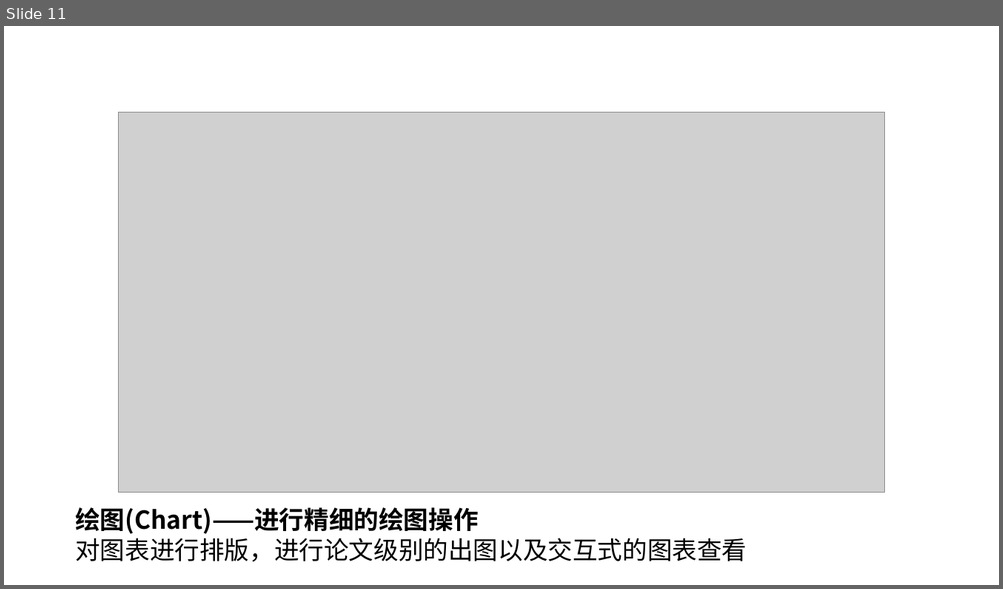
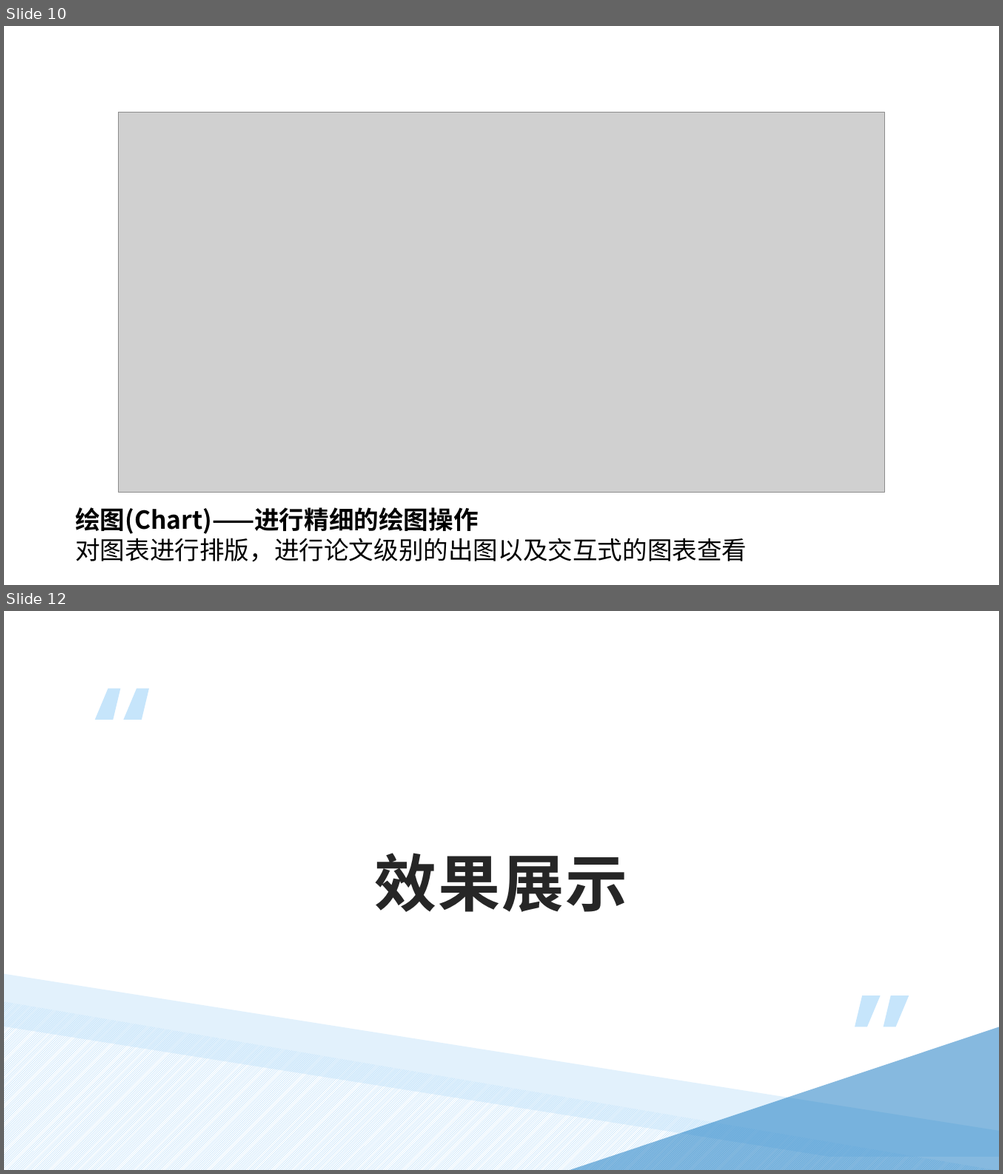
Before and after one commit to czyt1988/data-workbench, a slide deck: doc/DataWorkFlow-chart.pptx. Shown one above the other, each under a label of ours: slide 11 before the commit, slides 10 and 12 after it; the slides between them are not shown. The pictures are 1003x589 and 1003x1174 pixels, drawn with LibreOffice and Linux fonts; fonts in the diff are those of the drawing; grey boxes stand for pictures. Boxes give left, top, right and bottom in pixels: in the first picture for what was removed or moved away, otherwise in the second. Text is boxed around its words. In the diff, an @@ line names an element or a change of style, - is before the commit and + after.

```diff
--- a/doc/DataWorkFlow-chart.pptx
+++ b/doc/DataWorkFlow-chart.pptx
@@ slide 12 added at [4,611,999,1170], background #FFFFFF @@
@@ freeform shape added at [95,689,120,720], fill #C6E5FB @@
@@ freeform shape added at [123,689,149,720], fill #C6E5FB @@
@@ text added at [375,853,628,912], 60 pt, text #262626, bold @@
+效果展示
@@ freeform shape added at [4,974,999,1157], fill #C6E5FB at 50% opacity @@
@@ right triangle added at [4,1002,999,1170], fill pattern #8ECAF7 on #FFFFFF @@
@@ freeform shape added at [854,996,880,1028], fill #C6E5FB @@
@@ freeform shape added at [883,996,908,1028], fill #C6E5FB @@
@@ right triangle added at [567,1028,999,1170], fill #0E75C0 at 50% opacity @@
@@ what was slide 11 is now slide 10 @@
```
Also in this commit, not shown: 2 slides changed, 2 other slides added.
